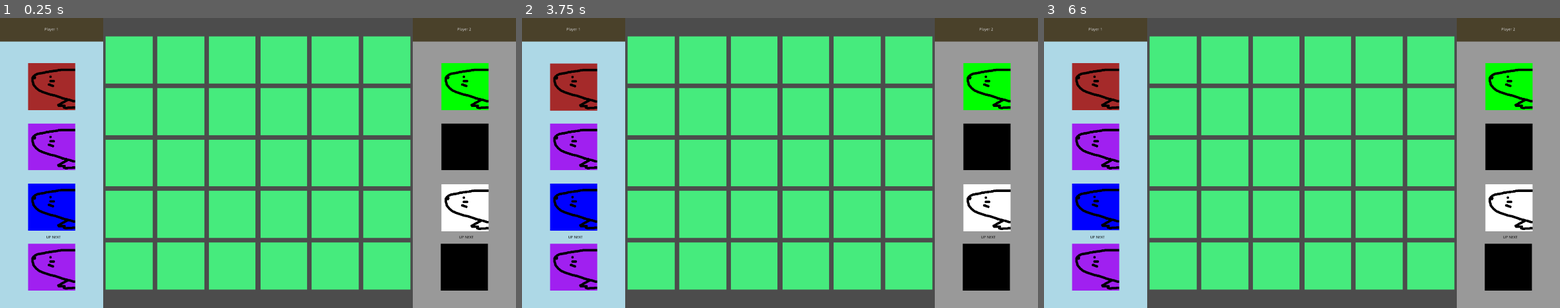
Above: before the commit, frames 1-3 (left to right).
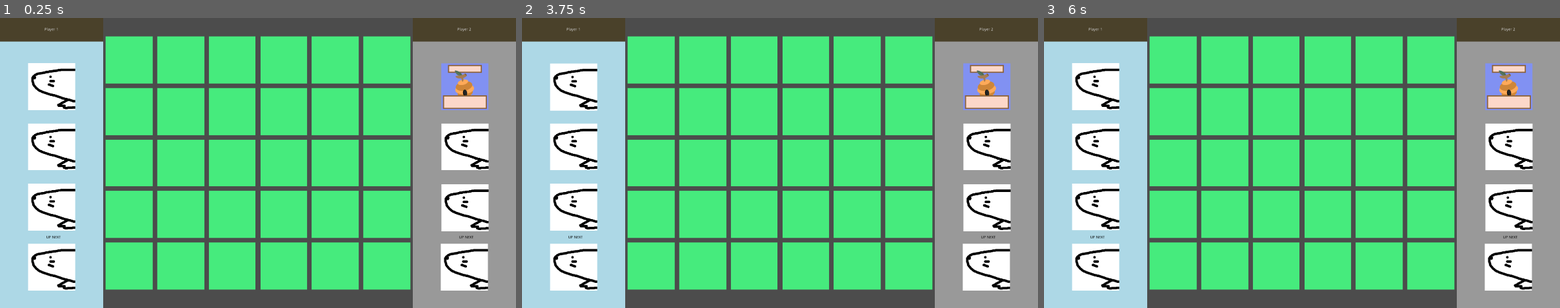
Above: after the commit, the same moments.

Repository: studio-hungus/habitile
Game: Godot game, scene res://Game/Game.tscn
The game is run twice, just before and just after one commit, with the same random seed, the same clock (stepped at 60 frames per second) and the same inputs.
Inputs (mouse positions are in pixels of both pictures, inside the frame that each line leads up to):
- Up to frame 1 (0.25 s): no input
- Up to frame 2 (3.75 s): tap Enter at 0.5, 2, 3.5 s; move the mouse to (986, 206) at 0.52 s; click (986, 206) at 0.67 s; tap Space at 1.25, 2.75 s; move the mouse to (573, 145) at 1.27 s; click (573, 145) at 1.42 s; move the mouse to (573, 267) at 2.02 s; click (573, 267) at 2.17 s; move the mouse to (986, 87) at 2.77 s; click (986, 87) at 2.92 s; move the mouse to (573, 87) at 3.52 s; click (573, 87) at 3.67 s
- Up to frame 3 (6 s): tap Space at 4.25 s; move the mouse to (1508, 145) at 4.27 s; click (1508, 145) at 4.42 s; move the mouse to (1508, 267) at 5.02 s; click (1508, 267) at 5.17 s; move the mouse to (1095, 206) at 5.77 s; click (1095, 206) at 5.92 s

The runs differ from the first frame. In frame 1, 9.4% of the frame differs, in the area x 5-95%, y 15-94%; in frame 2, 9.4%; in frame 3, 9.4%.

Commit message:
Add scenes for tile types

Diff:
--- a/project/Tile/Tile.gd
+++ b/project/Tile/Tile.gd
@@ -39,16 +39,18 @@
 	type = new_type
 
 	if type == TYPE.SALAMANDER:
-		$Sprite.modulate = Color.red
+		add_child(load("res://Tile/TileTypes/SalamanderTile/SalamanderTile.tscn").instance())
+	if type == TYPE.VOLE:
+		add_child(load("res://Tile/TileTypes/VoleTile/VoleTile.tscn").instance())
 	if type == TYPE.BEEHIVE:
-		$Sprite.modulate = Color.green
+		add_child(load("res://Tile/TileTypes/BeehiveTile/BeehiveTile.tscn").instance())
 	if type == TYPE.COYOTE:
-		$Sprite.modulate = Color.blue
+		add_child(load("res://Tile/TileTypes/CoyoteTile/CoyoteTile.tscn").instance())
 	if type == TYPE.DEER:
-		$Sprite.modulate = Color.cyan
+		add_child(load("res://Tile/TileTypes/DeerTile/DeerTile.tscn").instance())
 	if type == TYPE.WORMS:
-		$Sprite.modulate = Color.purple
+		add_child(load("res://Tile/TileTypes/WormsTile/WormsTile.tscn").instance())
 	if type == TYPE.BULLFROG:
-		$Sprite.modulate = Color.brown
+		add_child(load("res://Tile/TileTypes/BullfrogTile/BullfrogTile.tscn").instance())
 	if type == TYPE.NORTHERNHARRIER:
-		$Sprite.modulate = Color.black
+		add_child(load("res://Tile/TileTypes/NortherHarrierTile/NothernHarrierTile.tscn").instance())
--- a/project/Tile/Tile.tscn
+++ b/project/Tile/Tile.tscn
@@ -15,6 +15,7 @@
 shape = SubResource( 2 )
 
 [node name="Sprite" type="Sprite" parent="."]
+visible = false
 texture = ExtResource( 1 )
 
 [connection signal="input_event" from="Area2D" to="." method="_on_Area2D_input_event"]
--- /dev/null
+++ b/project/Tile/TileTypes/BeehiveTile/BeehiveTile.tscn
@@ -0,0 +1,8 @@
+[gd_scene load_steps=2 format=2]
+
+[ext_resource path="res://Tile/TileTypes/BeehiveTile/beehive_gamecard.png" type="Texture" id=1]
+
+[node name="BeeHiveTile" type="Node2D"]
+
+[node name="Sprite" type="Sprite" parent="."]
+texture = ExtResource( 1 )
--- /dev/null
+++ b/project/Tile/TileTypes/BullfrogTile/BullfrogTile.tscn
@@ -0,0 +1,8 @@
+[gd_scene load_steps=2 format=2]
+
+[ext_resource path="res://Tile/vole_placeholder.png" type="Texture" id=1]
+
+[node name="BullfrogTile" type="Node2D"]
+
+[node name="Sprite" type="Sprite" parent="."]
+texture = ExtResource( 1 )
--- /dev/null
+++ b/project/Tile/TileTypes/CoyoteTile/CoyoteTile.tscn
@@ -0,0 +1,8 @@
+[gd_scene load_steps=2 format=2]
+
+[ext_resource path="res://Tile/vole_placeholder.png" type="Texture" id=1]
+
+[node name="CoyoteTile" type="Node2D"]
+
+[node name="Sprite" type="Sprite" parent="."]
+texture = ExtResource( 1 )
--- /dev/null
+++ b/project/Tile/TileTypes/DeerTile/DeerTile.tscn
@@ -0,0 +1,8 @@
+[gd_scene load_steps=2 format=2]
+
+[ext_resource path="res://Tile/vole_placeholder.png" type="Texture" id=1]
+
+[node name="DeerTile" type="Node2D"]
+
+[node name="Sprite" type="Sprite" parent="."]
+texture = ExtResource( 1 )
--- /dev/null
+++ b/project/Tile/TileTypes/NortherHarrierTile/NothernHarrierTile.tscn
@@ -0,0 +1,8 @@
+[gd_scene load_steps=2 format=2]
+
+[ext_resource path="res://Tile/vole_placeholder.png" type="Texture" id=1]
+
+[node name="NorthernHarrierTile" type="Node2D"]
+
+[node name="Sprite" type="Sprite" parent="."]
+texture = ExtResource( 1 )
--- /dev/null
+++ b/project/Tile/TileTypes/SalamanderTile/SalamanderTile.tscn
@@ -0,0 +1,8 @@
+[gd_scene load_steps=2 format=2]
+
+[ext_resource path="res://Tile/TileTypes/SalamanderTile/salamander_placeholder.png" type="Texture" id=1]
+
+[node name="SalamanderTile" type="Node2D"]
+
+[node name="Sprite" type="Sprite" parent="."]
+texture = ExtResource( 1 )
--- /dev/null
+++ b/project/Tile/TileTypes/VoleTile/VoleTile.tscn
@@ -0,0 +1,8 @@
+[gd_scene load_steps=2 format=2]
+
+[ext_resource path="res://Tile/vole_placeholder.png" type="Texture" id=1]
+
+[node name="VoleTile" type="Node2D"]
+
+[node name="Sprite" type="Sprite" parent="."]
+texture = ExtResource( 1 )
--- /dev/null
+++ b/project/Tile/TileTypes/WormsTile/WormsTile.tscn
@@ -0,0 +1,8 @@
+[gd_scene load_steps=2 format=2]
+
+[ext_resource path="res://Tile/vole_placeholder.png" type="Texture" id=1]
+
+[node name="BullfrogTile" type="Node2D"]
+
+[node name="Sprite" type="Sprite" parent="."]
+texture = ExtResource( 1 )
Binary file added: project/Tile/TileTypes/BeehiveTile/beehive_gamecard.png
Not shown, added: project/Tile/TileTypes/BeehiveTile/beehive_gamecard.png.import
Binary file added: project/Tile/TileTypes/SalamanderTile/salamander_placeholder.png
Not shown, added: project/Tile/TileTypes/SalamanderTile/salamander_placeholder.png.import
